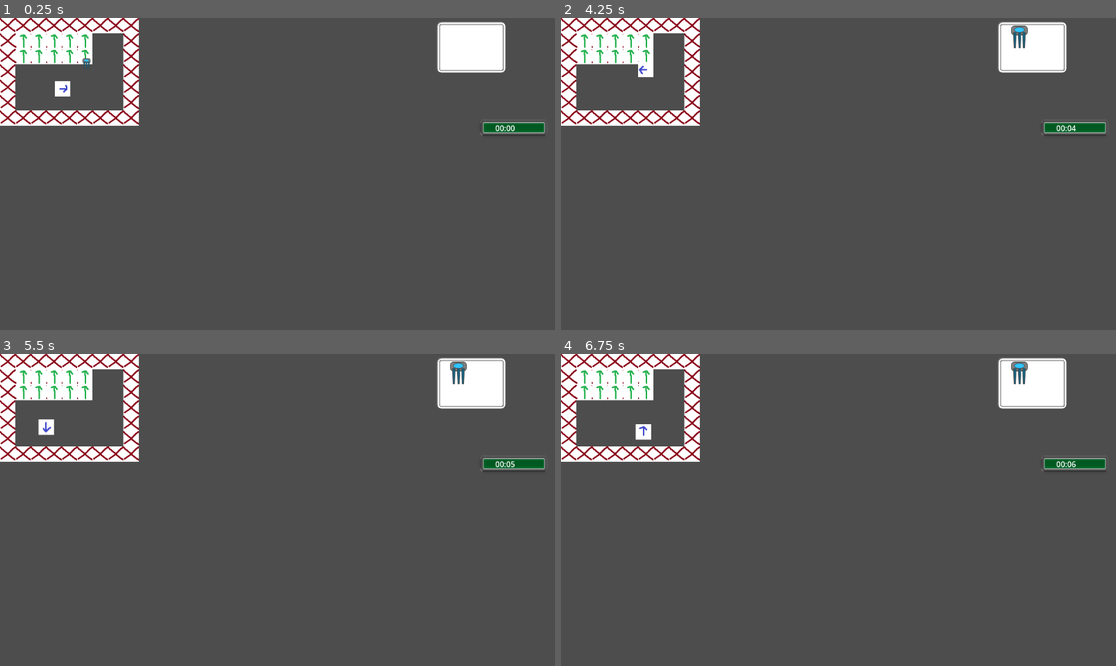
Above: before the commit, frames 1-4 (two rows, left to right).
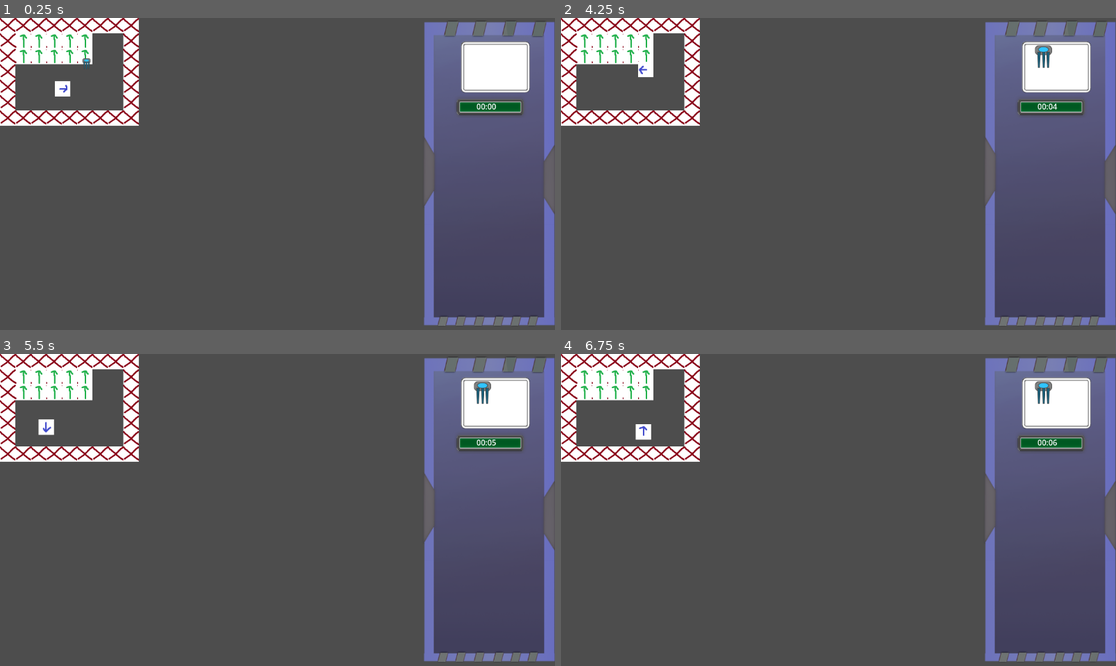
Above: after the commit, the same moments.

Repository: softgitron/IGJ
Game: Godot game, scene res://Main.tscn
Two runs of this game, one before a commit and one after it. Both use one fixed random seed, a clock stepped at 60 frames per second and the inputs below.
Inputs:
- Up to frame 1 (0.25 s): no input
- Up to frame 2 (4.25 s): tap Enter at 0.5, 2.75 s; hold D (move_right) 0.53-1.28 s; tap E (use) every 0.75 s from 0.6 to 3.6 s; hold S (move_down) 1.28-2.03 s; tap Space at 2 s; hold D (move_right) 2.03-2.78 s; hold W (move_up) 2.78-3.53 s; hold A (move_left) from 3.53 s (still down)
- Up to frame 3 (5.5 s): tap E (use) at 4.35, 5.1 s; release A (move_left) at 5.03 s; hold S (move_down) from 5.03 s (still down)
- Up to frame 4 (6.75 s): release S (move_down) at 5.78 s; hold D (move_right) 5.78-6.53 s; tap E (use) at 5.85, 6.6 s; hold W (move_up) from 6.53 s (still down)

The runs differ from the first frame. In frame 1, 16% of the frame differs, in the area x 76-100%, y 1-99%; in frame 2, 16%; in frame 3, 16%; in frame 4, 16%.

Commit message:
Fixed ui stuff

Diff:
--- a/Main.tscn
+++ b/Main.tscn
@@ -15,8 +15,6 @@
 position = Vector2(130, 147)
 
 [node name="UiMain" parent="." instance=ExtResource("3_r0du0")]
-offset = Vector2(900, 0)
-transform = Transform2D(1, 0, 0, 1, 900, 0)
 
 [node name="ActivationKey" parent="." instance=ExtResource("4_cm0pq")]
 position = Vector2(180, 95)
--- a/Ui_Components/ui_date_time.gd
+++ b/Ui_Components/ui_date_time.gd
@@ -1,7 +1,7 @@
-extends CanvasLayer
+extends Control
 
 
-@onready var timer_label = $Control/Time
+@onready var timer_label = $Time
 var time_elapsed: float = 0.0
 var running := false
 
--- a/Ui_Components/ui_date_time.tscn
+++ b/Ui_Components/ui_date_time.tscn
@@ -3,27 +3,21 @@
 [ext_resource type="Script" uid="uid://cc25wy113ni37" path="res://Ui_Components/ui_date_time.gd" id="1_0cc4n"]
 [ext_resource type="Texture2D" uid="uid://jlja57nnscbx" path="res://Ui_Components/art/ui_clock.png" id="1_84u5a"]
 
-[node name="UI_DateTime" type="CanvasLayer"]
+[node name="UI_DateTime" type="Control"]
+layout_mode = 3
+anchors_preset = 0
 script = ExtResource("1_0cc4n")
 
-[node name="PlayTimer" type="Timer" parent="."]
-
-[node name="Control" type="Control" parent="."]
-layout_mode = 3
-anchors_preset = 0
-offset_right = 40.0
-offset_bottom = 40.0
-
-[node name="DateTimeBG" type="TextureRect" parent="Control"]
-offset_left = 989.0
-offset_top = 204.0
-offset_right = 1145.0
-offset_bottom = 250.0
+[node name="DateTimeBG" type="TextureRect" parent="."]
+offset_left = -4.0
+offset_top = 161.0
+offset_right = 152.0
+offset_bottom = 207.0
 texture = ExtResource("1_84u5a")
 
-[node name="Time" type="Label" parent="Control"]
-offset_left = 1028.0
-offset_top = 217.0
-offset_right = 1085.0
-offset_bottom = 240.0
+[node name="Time" type="Label" parent="."]
+offset_left = 45.0
+offset_top = 172.0
+offset_right = 102.0
+offset_bottom = 195.0
 text = "TEMP"
--- a/Ui_Components/ui_main.tscn
+++ b/Ui_Components/ui_main.tscn
@@ -1,22 +1,35 @@
-[gd_scene load_steps=4 format=3 uid="uid://cw1rjnkmhf7xx"]
+[gd_scene load_steps=5 format=3 uid="uid://cw1rjnkmhf7xx"]
 
 [ext_resource type="Script" uid="uid://cw7q20gk5d445" path="res://Ui_Components/ui_main.gd" id="1_kqtj8"]
 [ext_resource type="PackedScene" uid="uid://chyouql1mqmof" path="res://Ui_Components/ui_inventory.tscn" id="1_mfk5n"]
+[ext_resource type="Texture2D" uid="uid://b62k0h6oxy7b3" path="res://Ui_Components/art/ui_background.png" id="2_koif3"]
 [ext_resource type="PackedScene" uid="uid://syju5upvveq7" path="res://Ui_Components/ui_date_time.tscn" id="3_5xhoq"]
 
 [node name="UiMain" type="CanvasLayer"]
 layer = 8
 script = ExtResource("1_kqtj8")
 
+[node name="TextureRect" type="TextureRect" parent="."]
+offset_left = 874.0
+offset_top = 5.0
+offset_right = 1152.0
+offset_bottom = 641.0
+texture = ExtResource("2_koif3")
+
 [node name="Control" type="Control" parent="."]
 layout_mode = 3
-anchors_preset = 0
-offset_right = 40.0
-offset_bottom = 40.0
+anchors_preset = 1
+anchor_left = 1.0
+anchor_right = 1.0
+offset_left = -208.0
+offset_bottom = 635.0
+grow_horizontal = 0
 
 [node name="UiInventory" parent="Control" instance=ExtResource("1_mfk5n")]
 layout_mode = 2
-offset_right = 171.0
-offset_bottom = 0.0
+offset_left = 6.0
+offset_top = 41.0
+offset_right = 177.0
+offset_bottom = 158.0
 
 [node name="UI_DateTime" parent="Control" instance=ExtResource("3_5xhoq")]
Binary file changed: Ui_Components/art/ui_background.png
